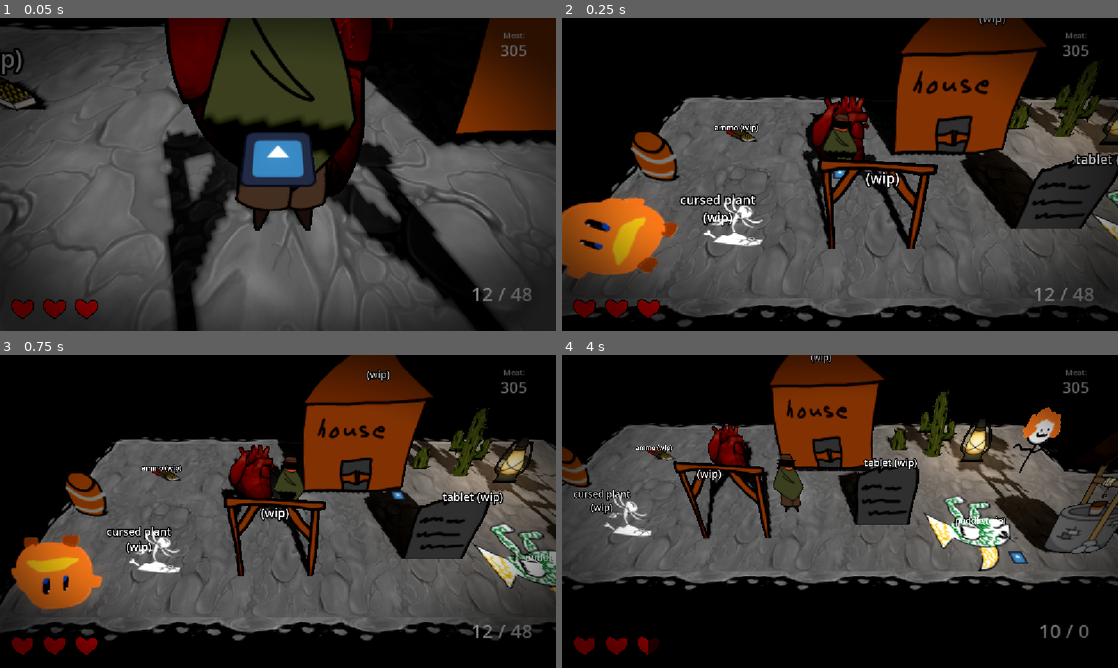
Above: before the commit, frames 1-4 (two rows, left to right).
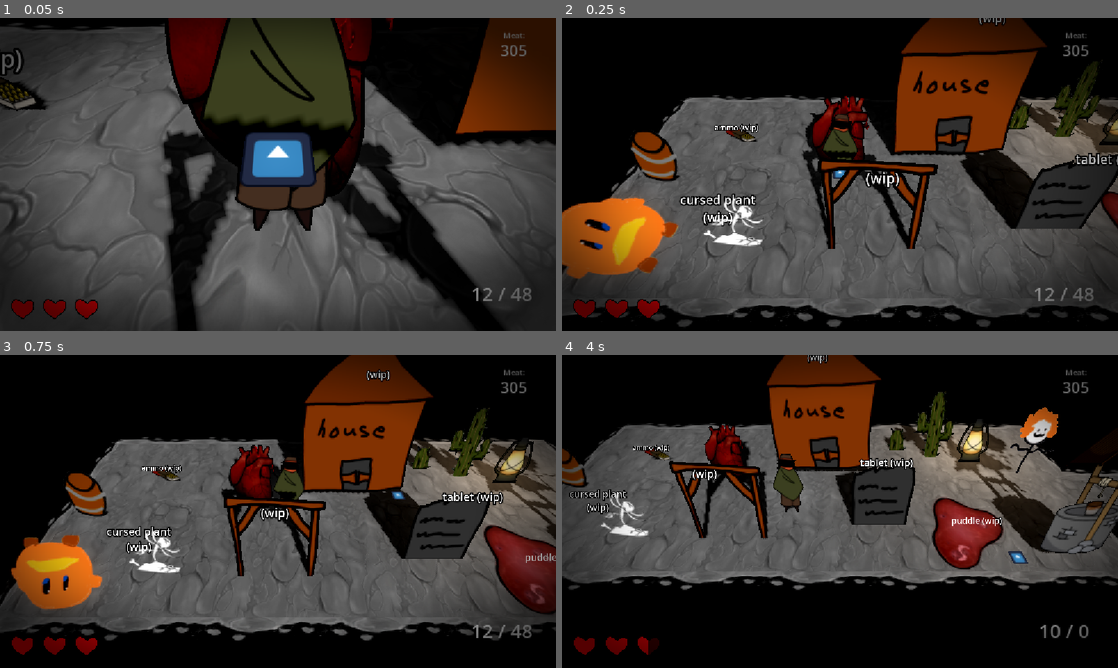
Above: after the commit, the same moments.

Repository: gmuGADIG/DEADSHOT
Game: Godot game, scene res://test_scenes/prop_demo.tscn
Same seed, same stepped clock (60 frames per second), same inputs: the game is played once before the commit and once after it. This scene is started directly instead of the project's main scene. The engine's default icon, where the game draws it, is replaced by a stand-in: a white triangle on a blue panel in a dark square. Sound files missing from this copy of the repository are replaced by a short silence.
Inputs (mouse positions are in pixels of both pictures, inside the frame that each line leads up to):
- Up to frame 1 (0.05 s): no input
- Up to frame 2 (0.25 s): no input
- Up to frame 3 (0.75 s): move the mouse to (400, 495) at 0.52 s; hold D (move_right) from 0.53 s (still down); hold E (interact) from 0.53 s (still down)
- Up to frame 4 (4 s): move the mouse to (728, 527) at 1.27 s; release D (move_right) at 1.28 s; release E (interact) at 1.28 s; hold S (move_down) 1.28-2.03 s; click (728, 527) at 1.35 s; tap E (interact) at 1.55, 3.05 s; move the mouse to (895, 442) at 2.02 s; hold D (move_right) 2.03-2.78 s; hold E (interact) 2.03-2.78 s; move the mouse to (812, 574) at 2.77 s; hold W (move_up) 2.78-3.53 s; tap Shift (quick_purchase) at 2.85 s; move the mouse to (1006, 558) at 3.52 s; hold A (move_left) from 3.53 s (still down); hold E (interact) from 3.53 s (still down); tap Space (roll) at 3.6 s

Frame 1 is identical in both runs. In frame 2, 0.4% of the frame differs, in the area x 95-100%, y 54-72%; in frame 3, 2.7%; in frame 4, 12%, in the area x 0-100%, y 0-76%.

Commit message:
Puddle asset implemented
also changed hitbox to feel more fair

Diff:
--- a/world/interactables/puddle/puddle.tscn
+++ b/world/interactables/puddle/puddle.tscn
@@ -1,11 +1,11 @@
 [gd_scene load_steps=5 format=3 uid="uid://3o8nbg2v248a"]
 
 [ext_resource type="Script" uid="uid://bpfbqraltsta0" path="res://world/interactables/puddle/puddle.gd" id="1_2gbto"]
-[ext_resource type="Texture2D" uid="uid://chnnd6opa6df5" path="res://temp_art/gartic/fish_man.png" id="2_ijjwc"]
+[ext_resource type="Texture2D" uid="uid://c7nn1cepv4i3w" path="res://world/interactables/puddle/Mass_Puddle.png" id="2_6unbr"]
 [ext_resource type="PackedScene" uid="uid://0ndhmibsve8k" path="res://world/comment/comment.tscn" id="3_6unbr"]
 
-[sub_resource type="BoxShape3D" id="BoxShape3D_cismt"]
-size = Vector3(3.3955078, 0.15454102, 3.2126465)
+[sub_resource type="ConvexPolygonShape3D" id="ConvexPolygonShape3D_6unbr"]
+points = PackedVector3Array(-1.015, 0, -1.265, -0.5, 0, -1.77, 1.545, 0, -0.78, 1.525, 0, 0.11, -0.405, 0, 1.74, -1.565, 0, 0.7, -1.21, 0, 1.5, -1.015, 0.155, -1.265, -0.5, 0.155, -1.77, 1.545, 0.155, -0.78, -0.405, 0.155, 1.74, 1.525, 0.155, 0.11, -1.565, 0.155, 0.7, -1.21, 0.155, 1.5)
 
 [node name="Puddle" type="Area3D"]
 collision_mask = 2
@@ -13,12 +13,12 @@
 atk_damage = 1
 
 [node name="Sprite3D" type="Sprite3D" parent="."]
-transform = Transform3D(1, 0, 0, 0, -4.371139e-08, -1, 0, 1, -4.371139e-08, 0, 0.032779217, 0)
-texture = ExtResource("2_ijjwc")
+transform = Transform3D(0.535, 0, 0, 0, -2.3385594e-08, -0.535, 0, 0.535, -2.3385594e-08, -0.14507449, 0.032779217, -0.07892525)
+texture = ExtResource("2_6unbr")
 
 [node name="CollisionShape3D" type="CollisionShape3D" parent="."]
-transform = Transform3D(1, 0, 0, 0, 1, 0, 0, 0, 1, -0.025390625, 0.010375977, 0)
-shape = SubResource("BoxShape3D_cismt")
+transform = Transform3D(1, 0, 0, 0, 1, 0, 0, 0, 1, -0.039245605, 0.010375977, 0)
+shape = SubResource("ConvexPolygonShape3D_6unbr")
 
 [node name="DamageTimer" type="Timer" parent="."]
 unique_name_in_owner = true
Binary file added: world/interactables/puddle/Mass_Puddle.png
Not shown, added: world/interactables/puddle/Mass_Puddle.png.import
